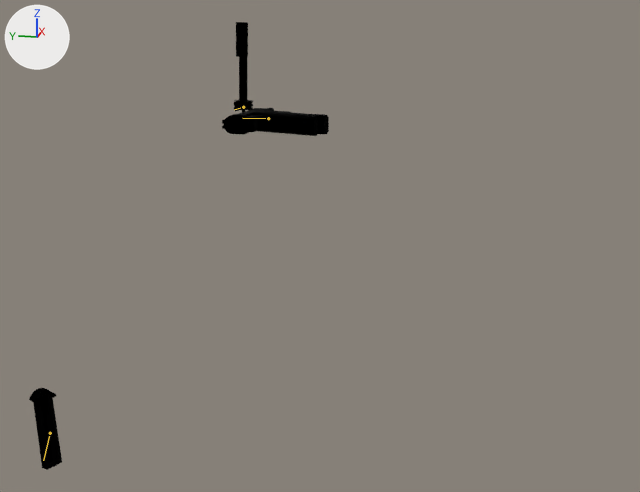
What one commit did to the glTF model xogot/assets/weapons/aether_waw_real/nambu/viewmodel.glb.
One viewpoint serves both versions: a camera (50 mm lens) standing at (-1.338, -0.348, 0.136) and looking at (-0.062, -0.093, -0.183). The lights are fixed; the arrows at upper left show +X, +Y and +Z. The older version comes first. Both versions are drawn at frame 9 of the action 'PSA_viewmodel_nambu_reload_empty'; the numbers are the values there. The bones that change, and the others that lie on the model, are drawn over the model as lines.

Objects in the first picture: 'viewmodel_jap_nambu_pistol'.
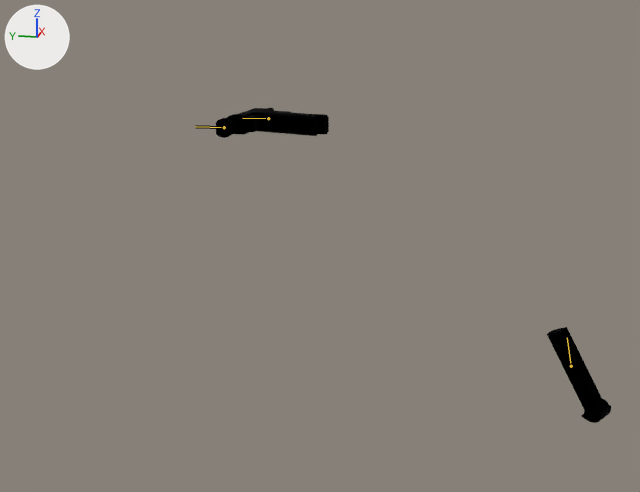
The edits, one by one:
Bone 'j_clip' (bone_j_clip) moves from (0.4541, 0.3318, -0.1642) to (0.289, -0.414, -0.1642).
Bone 'j_clip' (bone_j_clip) turns from (78, 133, -20) to (-12, 47, 70) degrees about its own x, y and z.
Bone 'j_bolt' (bone_j_bolt) moves from (-0.0301, -0.0283, -0.0315) to (0.0001, -0.0002, -0.0315).
Bone 'j_bolt' (bone_j_bolt) turns from (-90, 0, 90) to (0, 0, 0) degrees about its own x, y and z.

What differs and where, as boxes (x1, y1, x2, y2) in the pictures (640 x 492 px):
'viewmodel_jap_nambu_pistol', posed (32% wider, 30% shorter)
    before: (29, 22, 329, 470)
    after: (216, 108, 611, 423)
bone 'j_clip', root to tip
    before: (50, 433) to (43, 460)
    after: (571, 366) to (567, 337)
bone 'j_bolt', root to tip
    before: (243, 107) to (234, 109)
    after: (224, 127) to (195, 126)
